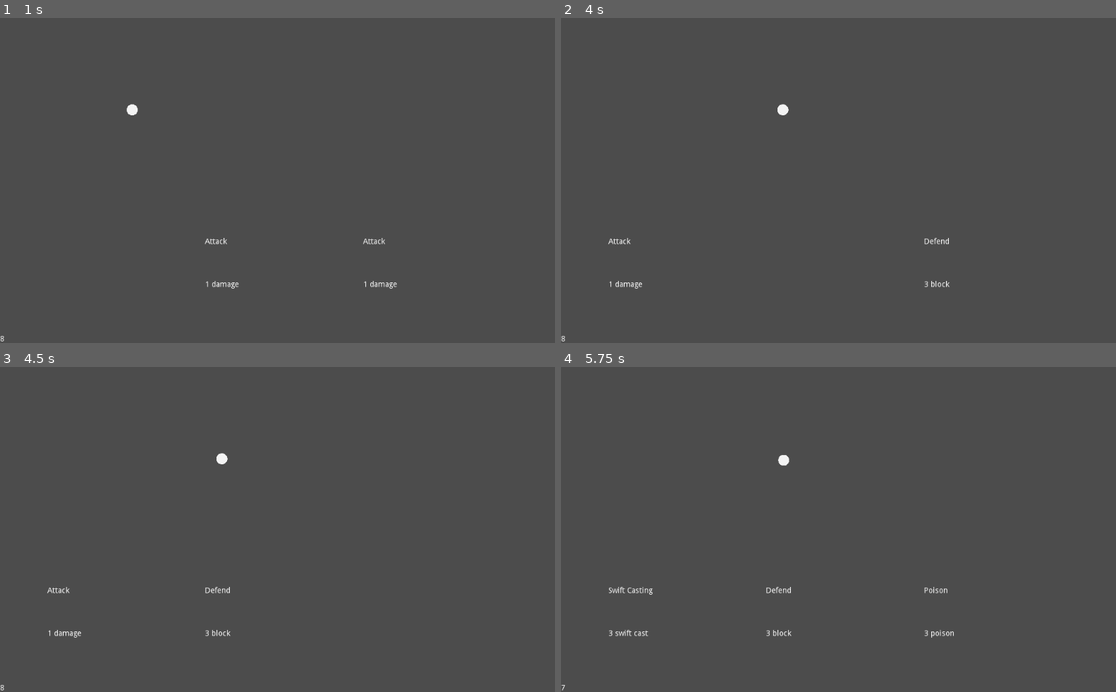
Above: before the commit, frames 1-4 (two rows, left to right).
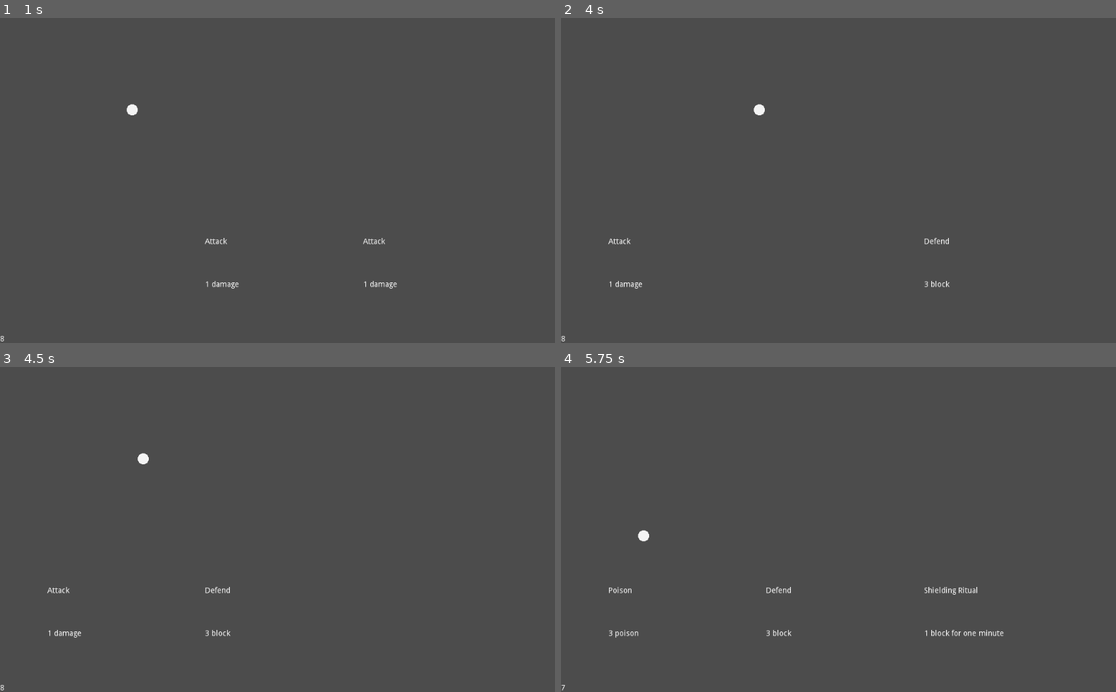
Above: after the commit, the same moments.

Repository: the-alex-g/ScrollMage
Game: Godot game, scene res://World/World.tscn
The game is run twice, just before and just after one commit, with the same random seed, the same clock (stepped at 60 frames per second) and the same inputs.
Inputs:
- Up to frame 1 (1 s): tap Enter at 0.5 s; hold D (right) from 0.53 s (still down); tap Keypad 1 (spell_slot_1) at 0.6 s
- Up to frame 2 (4 s): release D (right) at 1.28 s; hold S (down) 1.28-2.03 s; tap one key every 0.75 s from 1.35 s: 2 (spell_slot_2) 3 (spell_slot_3) Keypad 1 (spell_slot_1) 2 (spell_slot_2); hold D (right) 2.03-2.78 s; hold W (up) 2.78-3.53 s; hold A (left) from 3.53 s (still down)
- Up to frame 3 (4.5 s): keep holding A (left); tap 3 (spell_slot_3) at 4.35 s
- Up to frame 4 (5.75 s): release A (left) at 5.03 s; hold S (down) from 5.03 s (still down); tap Keypad 1 (spell_slot_1) at 5.1 s

Frame 1 is identical in both runs. In frame 2, 0.1% of the frame differs, in the area x 34-42%, y 26-30%; in frame 3, 0.1%; in frame 4, 0.5%, in the area x 8-80%, y 27-84%.

Commit message:
Add ritual cards/actions

Diff:
--- a/project/CardManager/CardManager.gd
+++ b/project/CardManager/CardManager.gd
@@ -12,8 +12,8 @@
 	BoostCard.new("Defend", "3 block", 0.5, [], {"block":3}),
 	BoostCard.new("Defend", "3 block", 0.5, [], {"block":3}),
 	BoostCard.new("Defend", "3 block", 0.5, [], {"block":3}),
-	BoostCard.new("Swift Casting", "3 swift cast", 1.0, [], {"swift_act":3}),
 	HexCard.new("Poison", "3 poison", 1.0, [], {"poison":3}),
+	RitualCard.new("Shielding Ritual", "1 block for one minute", 2.0, [], {"block":1}, 60),
 ]
 var _cards := []
 var _lost := []
--- /dev/null
+++ b/project/Cards/RitualCard.gd
@@ -0,0 +1,10 @@
+class_name RitualCard
+extends Card
+
+var duration := 0
+
+
+func _init(new_name := "", new_text := "", new_cast_time := 0.0, new_flags := [], new_statuses := {}, new_duration := 0)->void:
+	._init(new_name, new_text, new_cast_time, new_flags, new_statuses)
+	duration = new_duration
+	type = Type.RITUAL
--- a/project/Creature/Creature.gd
+++ b/project/Creature/Creature.gd
@@ -8,6 +8,7 @@
 	"poison":0,
 	"swift_act":0,
 }
+var rituals := []
 
 
 func _ready()->void:
@@ -19,8 +20,19 @@
 		_resolve_poison(statuses.poison)
 
 	# decay
-	for status in statuses.keys():
+	for status in statuses:
 		statuses[status] = max(0, statuses[status] - 1)
+
+	var finished_rituals := []
+	for ritual in rituals:
+		_apply_statuses(ritual.statuses, true)
+		print("block is now ", statuses.block)
+		ritual.duration -= 1
+		if ritual.duration <= 0:
+			finished_rituals.append(ritual)
+
+	for ritual in finished_rituals:
+		rituals.erase(ritual)
 
 	# wait, then run again
 	yield(get_tree().create_timer(status_decay_time), "timeout")
@@ -31,9 +43,18 @@
 	pass
 
 
-func _apply_statuses(new_statuses:Dictionary)->void:
+func _apply_statuses(new_statuses:Dictionary, ritual := false)->void:
 	for status in new_statuses:
-		statuses[status] += new_statuses[status]
+		if ritual:
+			if statuses[status] < new_statuses[status]:
+				statuses[status] = new_statuses[status]
+		else:
+			statuses[status] += new_statuses[status]
+
+
+func _apply_ritual(ritual_statuses:Dictionary, duration:int)->void:
+	var ritual := {"statuses":ritual_statuses, "duration":duration}
+	rituals.append(ritual)
 
 
 func hit(_damage:int, applied_statuses:Dictionary)->void:
--- a/project/Monsters/BaseMonster.gd
+++ b/project/Monsters/BaseMonster.gd
@@ -42,7 +42,7 @@
 					move_and_collide(Vector2.RIGHT.rotated(rotation) * speed * delta)
 				elif _can_act:
 					_resolve_next_action()
-			MonsterAction.Types.BOOST:
+			MonsterAction.Types.BOOST, MonsterAction.Types.RITUAL:
 				if _can_act:
 					_resolve_next_action()
 
@@ -71,6 +71,8 @@
 			_boost(action)
 		MonsterAction.Types.HEX:
 			_hex(action)
+		MonsterAction.Types.RITUAL:
+			_ritual(action)
 
 	_actions.append(action)
 	_actions.remove(0)
@@ -101,8 +103,12 @@
 
 
 func _hex(action:HexAction)->void:
-	print("hex: ", action.statuses)
 	_target.hit(0, action.statuses)
+
+
+func _ritual(action:MonsterRitual)->void:
+	print("applying ritual: ", action.statuses)
+	_apply_ritual(action.statuses, action.duration)
 
 
 func _on_DetectionRegion_body_entered(body:PhysicsBody2D)->void:
--- a/project/Monsters/MonsterActions/ActionSets/TestActionSet.gd
+++ b/project/Monsters/MonsterActions/ActionSets/TestActionSet.gd
@@ -5,4 +5,5 @@
 	RangedAttackAction.new(1, {}, 1, 200, "res://Attacks/Projectiles/BasicAttack.tscn"),
 	BoostAction.new(1, {"block":3}),
 	HexAction.new(1, {"poison":3}, 100),
+	MonsterRitual.new(2, {"block":1}, 30),
 ]
--- a/project/Monsters/MonsterActions/MonsterAction.gd
+++ b/project/Monsters/MonsterActions/MonsterAction.gd
@@ -1,7 +1,7 @@
 class_name MonsterAction
 extends Object
 
-enum Types {ATTACK, RANGED, BOOST, HEX}
+enum Types {ATTACK, RANGED, BOOST, HEX, RITUAL}
 
 var type : int
 var delay_time : float
--- /dev/null
+++ b/project/Monsters/MonsterActions/MonsterRitual.gd
@@ -0,0 +1,10 @@
+class_name MonsterRitual
+extends MonsterAction
+
+var duration := 0
+
+
+func _init(new_delay_time := 0.0, new_statuses := {}, new_duration := 0)->void:
+	._init(new_delay_time, new_statuses)
+	duration = new_duration
+	type = Types.RITUAL
--- a/project/Player/Player.gd
+++ b/project/Player/Player.gd
@@ -52,6 +52,8 @@
 			_defense(card)
 		Card.Type.HEX:
 			_hex(card)
+		Card.Type.RITUAL:
+			_ritual(card)
 
 
 func _attack(card:AttackCard)->void:
@@ -72,6 +74,10 @@
 		_target.hit(0, card.statuses)
 
 
+func _ritual(card:RitualCard)->void:
+	_apply_ritual(card.statuses, card.duration)
+
+
 func _resolve_poison(poison:int)->void:
 	print("poisoned! ", poison)
 
--- a/project/project.godot
+++ b/project/project.godot
@@ -69,6 +69,11 @@
 "language": "GDScript",
 "path": "res://Monsters/MonsterActions/MonsterAction.gd"
 }, {
+"base": "MonsterAction",
+"class": "MonsterRitual",
+"language": "GDScript",
+"path": "res://Monsters/MonsterActions/MonsterRitual.gd"
+}, {
 "base": "Creature",
 "class": "Player",
 "language": "GDScript",
@@ -83,6 +88,11 @@
 "class": "RangedAttackAction",
 "language": "GDScript",
 "path": "res://Monsters/MonsterActions/RangedAttackAction.gd"
+}, {
+"base": "Card",
+"class": "RitualCard",
+"language": "GDScript",
+"path": "res://Cards/RitualCard.gd"
 } ]
 _global_script_class_icons={
 "Attack": "",
@@ -97,9 +107,11 @@
 "HexCard": "",
 "Monster": "",
 "MonsterAction": "",
+"MonsterRitual": "",
 "Player": "",
 "Projectile": "",
-"RangedAttackAction": ""
+"RangedAttackAction": "",
+"RitualCard": ""
 }
 
 [application]
